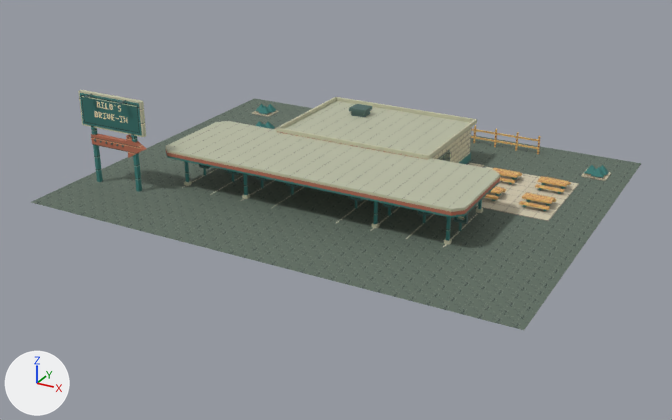
A saved change to the glTF model prototypes/carhop-drive-in/carhop-restored.glb.
Camera for both pictures: a 50 mm camera at (36.2, -68.6, 31.2) aimed at (0.0, -2.9, -1.6). Every picture has the same lights, and +X, +Y and +Z are marked at lower left. The picture after the commit comes second. Objects named as collision shapes, trigger or cutter boxes, shadow casters or lower levels of detail are left out. Where no turn or scale is listed for an object, it has been applied to the vertices. Vertices at exactly the same position are counted once.
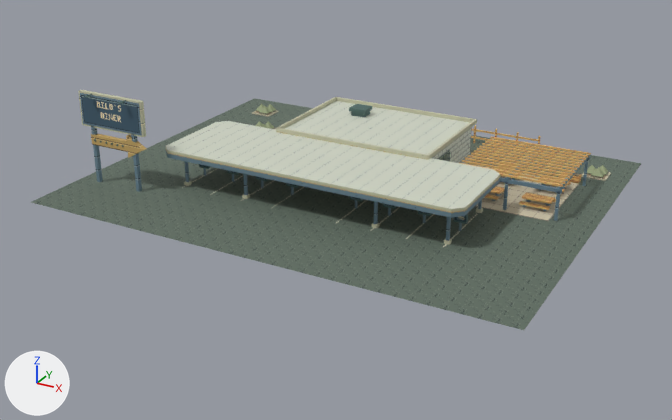
Not visible in the pictures: 'patio_pergola__detail_metal', 'patio_planter_0__ground_paving'.

Boxes (x1, y1, x2, y2) around the edits, measured in the pictures (672 x 420 px; the box of a moved part takes in the faces that stretch with it):
'carhop_canopy__roof_membrane', surface changed
    both: (166, 121, 500, 209)
'stand__roof_membrane', surface changed
    both: (285, 101, 470, 155)
'patio_pergola__detail_wood', added (orange)
    after: (459, 136, 591, 187)
'carhop_canopy__detail_teal', surface changed
    both: (166, 153, 500, 241)
'sign_name', surface changed
    both: (81, 95, 140, 133)
'carhop_canopy__detail_coral', surface changed, rescaled (8% shorter)
    before: (166, 151, 500, 216)
    after: (168, 153, 497, 213)
'patio_pergola__detail_teal', added
    after: (463, 139, 590, 221)
'roadside_pylon__detail_teal', surface changed
    both: (80, 93, 142, 192)
'roadside_pylon__detail_coral', surface changed
    both: (91, 134, 147, 158)
'planting_1__detail_teal', deleted
    before: (584, 165, 609, 178)
'planting_2__detail_teal', deleted
    before: (255, 104, 276, 114)
'patio_planter_1__detail_wood', added
    after: (560, 171, 582, 183)
'planting_0__detail_teal', deleted
    before: (255, 121, 275, 129)
'stand__detail_teal', surface changed
    both: (459, 152, 471, 164)
'stand__detail_coral', surface changed
    both: (280, 132, 428, 160)
'menu_speaker_8__sign_name', surface changed
    both: (455, 215, 466, 220)
'picnic_table_1__detail_teal', surface changed
    both: (523, 199, 551, 211)
'picnic_table_3__detail_teal', surface changed
    both: (538, 183, 565, 194)
'patio_planter_0__detail_wood', added
    after: (499, 163, 519, 169)
'menu_speaker_1__detail_teal', surface changed
    both: (203, 168, 206, 176)
'picnic_table_0__detail_teal', surface changed
    both: (492, 192, 502, 201)
'patio_planter_1__ground_paving', added
    after: (564, 171, 580, 176)
'picnic_table_2__detail_teal', surface changed
    both: (509, 177, 517, 184)
'menu_speaker_6__sign_name', surface changed
    both: (384, 204, 394, 207)
'menu_speaker_5__sign_name', surface changed
    both: (350, 196, 360, 200)
'menu_speaker_7__sign_name', surface changed
    both: (419, 211, 429, 214)
'menu_speaker_4__sign_name', surface changed
    both: (287, 183, 296, 186)
part 2 of me_canopy_column, moved or reshaped
    before: (166, 153, 500, 218)
    after: (166, 151, 500, 218)
part 3 of me_planting_curb_001, added
    after: (587, 165, 609, 178)
part 4 of me_planting_curb_002, added
    after: (255, 104, 276, 114)

What changed in the scene script:
```text
Change mat_detail_coral:
    mat_detail_coral.texture: img_coral_original -> img_coral_restored
Change mat_detail_teal:
    mat_detail_teal.texture: img_teal_original -> img_teal_restored
Change mat_roof_membrane:
    mat_roof_membrane.texture: img_roof_original -> img_roof_restored
Change mat_sign_name:
    mat_sign_name.texture: img_sign_original -> img_sign_restored
Change mat_wall_block:
    mat_wall_block.texture: img_wall_original -> img_wall_restored
Change me_canopy_fascia_001:
    remove me_canopy_fascia_001.from_pydata(...)  # 16 vertices, 16 faces; spans x -14.0..14.0, y -9.2..0.0, z 3.1..3.4
    add me_canopy_fascia_001.from_pydata(...)  # 16 vertices, 16 faces; spans x -14.0..14.0, y -9.2..0.0, z 3.3..3.4
    me_canopy_fascia_001 part 1: the whole mesh is scaled about its middle by (1, 1, 0.25), then moved by (0.0, 0.0, 0.1)
Change me_canopy_column:
    remove me_canopy_column.from_pydata(...)  # 80 vertices, 112 faces; spans x -14.0..14.0, y -9.2..0.0, z 0.0..3.1
    add me_canopy_column.from_pydata(...)  # 80 vertices, 112 faces; spans x -14.0..14.0, y -9.2..0.0, z 0.0..3.3
    me_canopy_column part 2
    add for i in [10, 11, 13, 15, 17, 19, 21, 23]: me_canopy_column.vertices[i].co += Vector((0.0, 0.0, 0.2))
Change me_planting_curb_001:
    remove me_planting_curb_001.from_pydata(...)  # 12 vertices, 14 faces; spans x 17.69..19.87, y 11.1..13.11, z 0.0..0.16
    add me_planting_curb_001.from_pydata(...)  # 27 vertices, 32 faces; spans x 17.69..19.87, y 11.1..13.11, z 0.0..1.01
    me_planting_curb_001 part 3
    9 vertices are added at x 17.77..19.17, y 11.25..12.96, z 0.23..1.01
    6 new vertices lie (1.09, 0.0, 0.0) away from vertices in x 17.77..18.62, y 11.25..12.96, z 0.23
    18 new faces join them
Change me_planting_curb_002:
    remove me_planting_curb_002.from_pydata(...)  # 12 vertices, 14 faces; spans x -18.78..-16.61, y 12.26..14.28, z 0.0..0.16
    add me_planting_curb_002.from_pydata(...)  # 27 vertices, 32 faces; spans x -18.78..-16.61, y 12.26..14.28, z 0.0..1.01
    me_planting_curb_002 part 4
    15 vertices are added at x -18.7..-16.76, y 12.42..14.12, z 0.23..1.01
    18 new faces join them
Remove ob_planting_0__detail_teal:
    ob_planting_0__detail_teal = bpy.data.objects.new('planting_0__detail_teal', me_shrub)
Remove ob_planting_1__detail_teal:
    ob_planting_1__detail_teal = bpy.data.objects.new('planting_1__detail_teal', me_shrub_003)
Remove ob_planting_2__detail_teal:
    ob_planting_2__detail_teal = bpy.data.objects.new('planting_2__detail_teal', me_shrub_006)
Add ob_patio_planter_1__ground_paving:
    ob_patio_planter_1__ground_paving = bpy.data.objects.new('patio_planter_1__ground_paving', me_planter_inset_001)  # a box spanning x 16.335..17.809, y 9.506..10.049, z 0.621..0.667
    ob_patio_planter_1__ground_paving.location = (0.0, 0.0, 0.0)
Add ob_patio_planter_1__detail_wood:
    ob_patio_planter_1__detail_wood = bpy.data.objects.new('patio_planter_1__detail_wood', me_raised_timber_planter_001)  # a box spanning x 16.22..17.93, y 9.39..10.17, z 0.0..0.62; in mat_detail_wood (picture img_wood)
    ob_patio_planter_1__detail_wood.location = (0.0, 0.0, 0.0)
Add ob_patio_planter_0__ground_paving:
    ob_patio_planter_0__ground_paving = bpy.data.objects.new('patio_planter_0__ground_paving', me_planter_inset)  # a box spanning x 10.515..11.989, y 9.506..10.049, z 0.621..0.667
    ob_patio_planter_0__ground_paving.location = (0.0, 0.0, 0.0)
Add ob_patio_planter_0__detail_wood:
    ob_patio_planter_0__detail_wood = bpy.data.objects.new('patio_planter_0__detail_wood', me_raised_timber_planter)  # a box spanning x 10.4..12.11, y 9.39..10.17, z 0.0..0.62; in mat_detail_wood (picture img_wood)
    ob_patio_planter_0__detail_wood.location = (0.0, 0.0, 0.0)
Add ob_patio_pergola__detail_wood:
    ob_patio_pergola__detail_wood = bpy.data.objects.new('patio_pergola__detail_wood', me_patio_cedar_louvre)  # 104 vertices, 156 faces; spans x 9.54..18.7, y 0.7..9.23, z 2.95..3.1; in mat_detail_wood (picture img_wood)
    ob_patio_pergola__detail_wood.location = (0.0, 0.0, 0.0)
Add ob_patio_pergola__detail_teal:
    ob_patio_pergola__detail_teal = bpy.data.objects.new('patio_pergola__detail_teal', me_patio_end_beam)  # 88 vertices, 132 faces; spans x 9.54..18.7, y 0.47..9.31, z 0.0..2.95; in mat_detail_teal (picture img_teal_restored)
    ob_patio_pergola__detail_teal.location = (0.0, 0.0, 0.0)
Add ob_patio_pergola__detail_metal:
    ob_patio_pergola__detail_metal = bpy.data.objects.new('patio_pergola__detail_metal', me_patio_downlight_case)  # a box spanning x 11.68..12.07, y 4.62..5.16, z 2.56..2.64; a box spanning x 16.1..16.49, y 4.62..5.16, z 2.56..2.64; in mat_detail_metal (picture img_metal)
    ob_patio_pergola__detail_metal.location = (0.0, 0.0, 0.0)
```
